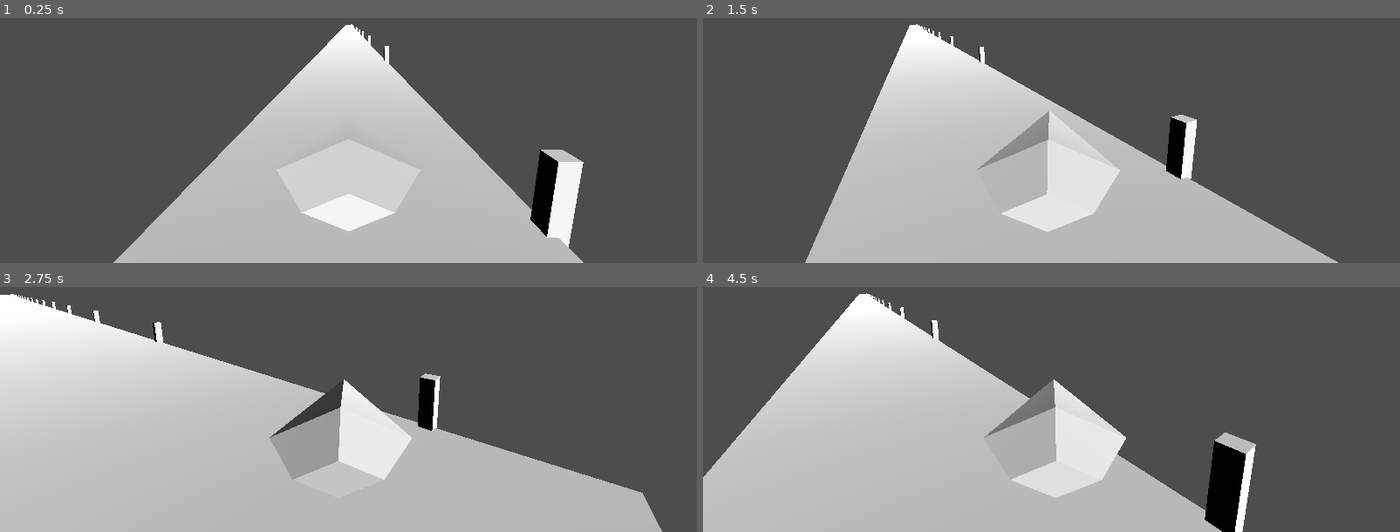
Above: before the commit, frames 1-4 (two rows, left to right).
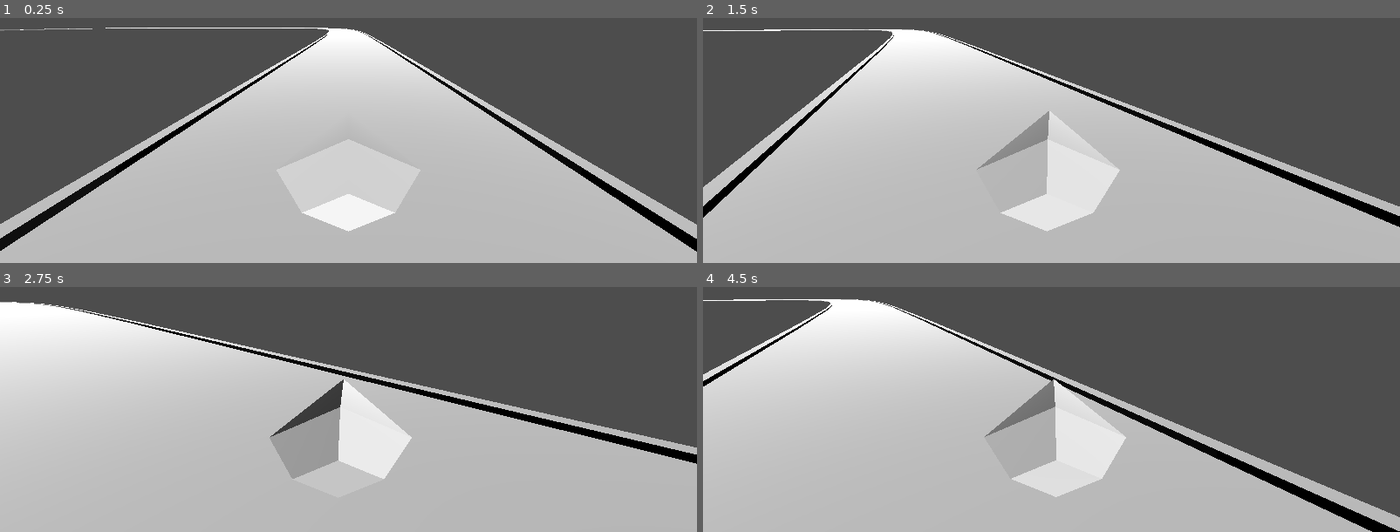
Above: after the commit, the same moments.

Repository: pjimenez1502/Grav_Racer
Game: Godot game, scene res://Component/Circuits/TestCircuit01/test_circuit_01.tscn
Two runs of this game, one before a commit and one after it. Both use one fixed random seed, a clock stepped at 60 frames per second and the inputs below.
Inputs (mouse positions are in pixels of both pictures, inside the frame that each line leads up to):
- Up to frame 1 (0.25 s): no input
- Up to frame 2 (1.5 s): tap Enter at 0.5 s; move the mouse to (1204, 47) at 0.52 s; hold D (TURN_RIGHT) 0.53-1.25 s; hold Space (BURNER) 0.53-1.25 s; click (1204, 47) at 0.67 s; drag from (912, 86) to (1016, 145) at 1.27 s
- Up to frame 3 (2.75 s): move the mouse to (outside the picture) at 2.02 s; hold D (TURN_RIGHT) from 2.03 s (still down); hold W (THROTTLE) from 2.03 s (still down); tap Space (BURNER) at 2.3 s
- Up to frame 4 (4.5 s): release D (TURN_RIGHT) at 2.75 s; release W (THROTTLE) at 2.75 s; drag from (1016, 414) to (outside the picture) at 2.77 s; move the mouse to (1260, 394) at 3.52 s; hold A (TURN_LEFT) 3.53-4.25 s; hold Space (BURNER) 3.53-4.25 s; tap Backspace at 3.6 s; drag from (outside the picture) to (outside the picture) at 4.27 s

The runs differ from the first frame. In frame 1, 24% of the frame differs, in the area x 0-100%, y 2-100%; in frame 2, 24%; in frame 3, 13%; in frame 4, 17%.

Commit message:
Bodywork and Burner WIP, forward speed measuring fix, dummy circuit

Diff:
--- a/Component/Circuits/TestCircuit01/test_circuit_01.tscn
+++ b/Component/Circuits/TestCircuit01/test_circuit_01.tscn
@@ -12,3 +12,5 @@
 
 [node name="DirectionalLight3D" type="DirectionalLight3D" parent="."]
 transform = Transform3D(1, 0, 0, 0, 0.896115, 0.443822, 0, -0.443822, 0.896115, 0, 83.5633, 0)
+
+[editable path="Circuit Test 01"]
--- /dev/null
+++ b/Component/Ships/Ship Components/ShipBodywork.gd
@@ -0,0 +1,13 @@
+extends Node
+class_name ShipBodywork
+
+var ship_rb : RigidBody3D
+
+@export var sideslip_drag_power : float
+
+func bodywork_drag() -> void:
+	var sideslip : float = ship_rb.global_transform.basis.x.dot(ship_rb.linear_velocity)
+	var sidedrag : float = (sideslip_drag_power) * (sideslip**2 / 2) / 100 * -sign(sideslip)
+	ship_rb.apply_force(ship_rb.transform.basis.x * sidedrag)
+
+	#print("#BODYWORKDRAG: ", sidedrag)
--- a/Component/Ships/Ship Components/ShipBrakes.gd
+++ b/Component/Ships/Ship Components/ShipBrakes.gd
@@ -5,8 +5,8 @@
 
 @export var brake_power : float
 
-func braking(brake: float) -> void:
-	var forward_speed : float = -ship_rb.global_transform.basis.z.dot(ship_rb.linear_velocity)
+func braking(brake: float, forward_speed: float) -> void:
+	#var forward_speed : float = -ship_rb.global_transform.basis.z.dot(ship_rb.linear_velocity)
 	var power : float
 	if forward_speed > 0:
 		power = brake_power * 0.6 * brake
--- /dev/null
+++ b/Component/Ships/Ship Components/ShipBurner.gd
@@ -0,0 +1,12 @@
+extends Node
+class_name ShipBurner
+
+var ship_rb : RigidBody3D
+
+@export var burner_power : float
+
+func thrust(burn: float) -> void:
+	var power : float = burner_power * 0.2 * burn
+	ship_rb.apply_force(-ship_rb.transform.basis.z * power)
+
+	#print("#BURNERPOWER: ", -ship_rb.transform.basis.z * power)
--- a/Component/Ships/Ship Components/ShipChasis.gd
+++ b/Component/Ships/Ship Components/ShipChasis.gd
@@ -5,9 +5,9 @@
 
 @export var drag_power : float
 
-func chasis_drag() -> void:
-	var forward_speed : float = -ship_rb.global_transform.basis.z.dot(ship_rb.linear_velocity)
-	var forward_drag : float = (drag_power) * (forward_speed**2 / 2) / 100000
+func chasis_drag(forward_speed: float) -> void:
+	#var forward_speed : float = -ship_rb.global_transform.basis.z.dot(ship_rb.linear_velocity)
+	var forward_drag : float = (drag_power) * (forward_speed**2 / 2) / 500000
 	ship_rb.apply_force(ship_rb.transform.basis.z * -forward_drag)
 
 	#print("#CHASISDRAG: ", forward_drag)
--- a/Component/Ships/Ship Components/ShipEngine.gd
+++ b/Component/Ships/Ship Components/ShipEngine.gd
@@ -3,7 +3,8 @@
 
 var ship_rb : RigidBody3D
 
-@export var engine_power : int
+@export var engine_power : float
+@export var turning_power : float
 
 func thrust(throttle: float) -> void:
 	var power : float = engine_power * 1 * throttle
@@ -11,6 +12,10 @@
 
 	#print("#ENGINEPOWER: ", -ship_rb.transform.basis.z * power)
 
-func turning(turn_axis: float) -> void:
-	var turn_power : float = 1000 * turn_axis
-	ship_rb.apply_torque(-ship_rb.transform.basis.y * turn_power)
+func turning(turn_axis: float, forward_speed: float) -> void:
+	var turn_power : float = turning_power * 100 * turn_axis
+
+	#var forward_speed : float = -ship_rb.global_transform.basis.z.dot(ship_rb.linear_velocity)
+	var speed_turn_deficit : float = 1 - forward_speed / 300
+	ship_rb.apply_torque(-ship_rb.transform.basis.y * turn_power * speed_turn_deficit)
+	print(speed_turn_deficit)
--- a/Component/Ships/Ship Components/Telemetry.gd
+++ b/Component/Ships/Ship Components/Telemetry.gd
@@ -7,12 +7,15 @@
 func _physics_process(delta: float) -> void:
 	if !telemetry_print:
 		return
-	print("SPEED: ", telemetry_speedometer())
-	print("SIDESLIP: ", telemetry_sideslip())
+	#print("SPEED: ", telemetry_speedometer(), " Mps")
+	#print("SIDESLIP: ", telemetry_sideslip(), " Mps")
+	print("SPEED: ", telemetry_speedometer() * 3.6, " Kmh")
+	print("SIDESLIP: ", telemetry_sideslip() * 3.6, " Kmh")
 	pass
 
 func telemetry_speedometer() -> float:
-	return -ship_rb.global_transform.basis.z.dot(ship_rb.linear_velocity) * 3.6
+	#return ship_rb.linear_velocity
+	return -ship_rb.transform.basis.z.dot(ship_rb.linear_velocity)
 
 func telemetry_sideslip() -> float:
 	return ship_rb.global_transform.basis.x.dot(ship_rb.linear_velocity)
--- a/Component/Ships/Test_Ship/ShipComponents.gd
+++ b/Component/Ships/Test_Ship/ShipComponents.gd
@@ -1,14 +1,16 @@
 extends Node
 class_name ShipComponents
+
+@onready var telemetry: ShipTelemetry = $"../TELEMETRY"
 
 @export var ship_rb: RigidBody3D
 
 @onready var player_input: ShipPlayerControl = $"../PLAYER_INPUT"
 
 @onready var engine: ShipEngine = $ENGINE	# Power
-@onready var burner: Node = $BURNER			# Boost
+@onready var burner: ShipBurner = $BURNER			# Boost
 @onready var chasis: ShipChasis = $CHASIS			# Drag
-@onready var bodywork: Node = $BODYWORK		# Lateral Drifting
+@onready var bodywork: ShipBodywork = $BODYWORK		# Lateral Drifting
 @onready var brakes: ShipBrakes = $BRAKES			# Braking
 
 func _ready() -> void:
@@ -19,13 +21,17 @@
 
 func init_ship() -> void:
 	engine.ship_rb = ship_rb
+	burner.ship_rb = ship_rb
 	chasis.ship_rb = ship_rb
 	brakes.ship_rb = ship_rb
+	bodywork.ship_rb = ship_rb
 
 func ship_running() -> void:
 	engine.thrust(player_input.get_throttle())
-	engine.turning(player_input.get_turn_axis())
+	engine.turning(player_input.get_turn_axis(), telemetry.telemetry_speedometer())
+	burner.thrust(player_input.get_burner())
 
-	chasis.chasis_drag()
+	chasis.chasis_drag(telemetry.telemetry_speedometer())
+	bodywork.bodywork_drag()
 
-	brakes.braking(player_input.get_brake())
+	brakes.braking(player_input.get_brake(), telemetry.telemetry_speedometer())
--- a/Component/Ships/Test_Ship/test_ship.tscn
+++ b/Component/Ships/Test_Ship/test_ship.tscn
@@ -6,7 +6,9 @@
 [ext_resource type="Script" uid="uid://bidfkho8hyrqq" path="res://Component/Ships/Test_Ship/ShipComponents.gd" id="3_eg5tq"]
 [ext_resource type="Script" uid="uid://c8w00f2f5b67f" path="res://Component/Ships/Ship Components/ShipEngine.gd" id="3_g83f7"]
 [ext_resource type="Script" uid="uid://d00wjyypl47uj" path="res://Component/Ships/Ship Components/ShipChasis.gd" id="5_4hrrv"]
+[ext_resource type="Script" uid="uid://bi0imy68jv7ry" path="res://Component/Ships/Ship Components/ShipBurner.gd" id="5_dii8a"]
 [ext_resource type="Script" uid="uid://dilxu6wgj8mny" path="res://Component/Ships/Ship Components/Telemetry.gd" id="5_q7lye"]
+[ext_resource type="Script" uid="uid://by0jsimpx8fud" path="res://Component/Ships/Ship Components/ShipBodywork.gd" id="6_05umi"]
 [ext_resource type="Script" uid="uid://byp3sn1mtjl6y" path="res://Component/Ships/Ship Components/ShipBrakes.gd" id="6_6ec8x"]
 
 [sub_resource type="CapsuleShape3D" id="CapsuleShape3D_eg5tq"]
@@ -35,15 +37,20 @@
 
 [node name="ENGINE" type="Node" parent="SHIP_COMPONENTS"]
 script = ExtResource("3_g83f7")
-engine_power = 100
+engine_power = 100.0
+turning_power = 10.0
 
 [node name="BURNER" type="Node" parent="SHIP_COMPONENTS"]
+script = ExtResource("5_dii8a")
+burner_power = 100.0
 
 [node name="CHASIS" type="Node" parent="SHIP_COMPONENTS"]
 script = ExtResource("5_4hrrv")
 drag_power = 100.0
 
 [node name="BODYWORK" type="Node" parent="SHIP_COMPONENTS"]
+script = ExtResource("6_05umi")
+sideslip_drag_power = 100.0
 
 [node name="BRAKES" type="Node" parent="SHIP_COMPONENTS"]
 script = ExtResource("6_6ec8x")
Binary file changed: Component/Circuits/TestCircuit01/Circuit Test 01.glb
Not shown, added: Component/Ships/Ship Components/ShipBodywork.gd.uid
Not shown, added: Component/Ships/Ship Components/ShipBurner.gd.uid
Not shown: 1 places in Component/Ships/Test_Ship/test_ship.tscn that only renumber resources
Not shown, changed: kanban_tasks_data.kanban
